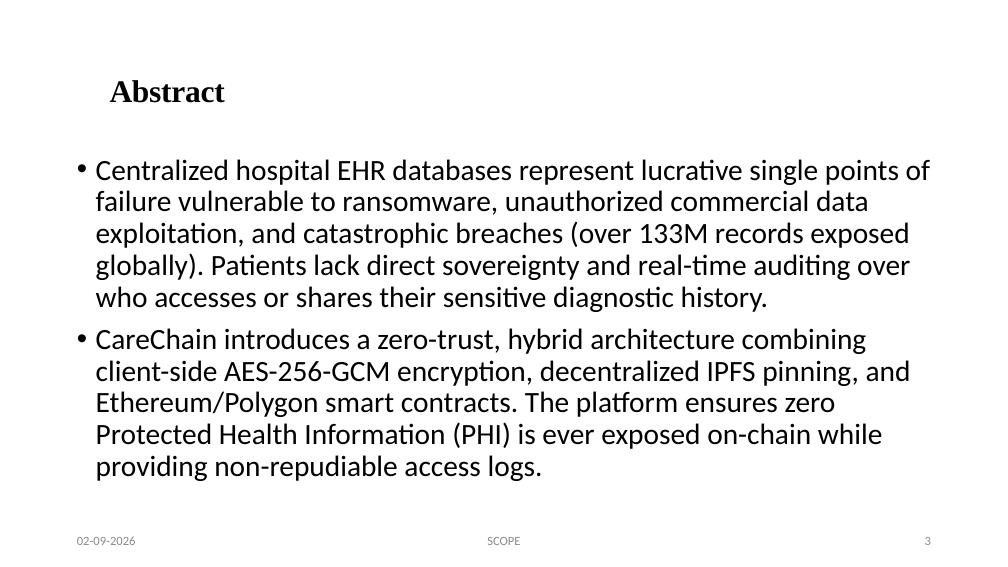
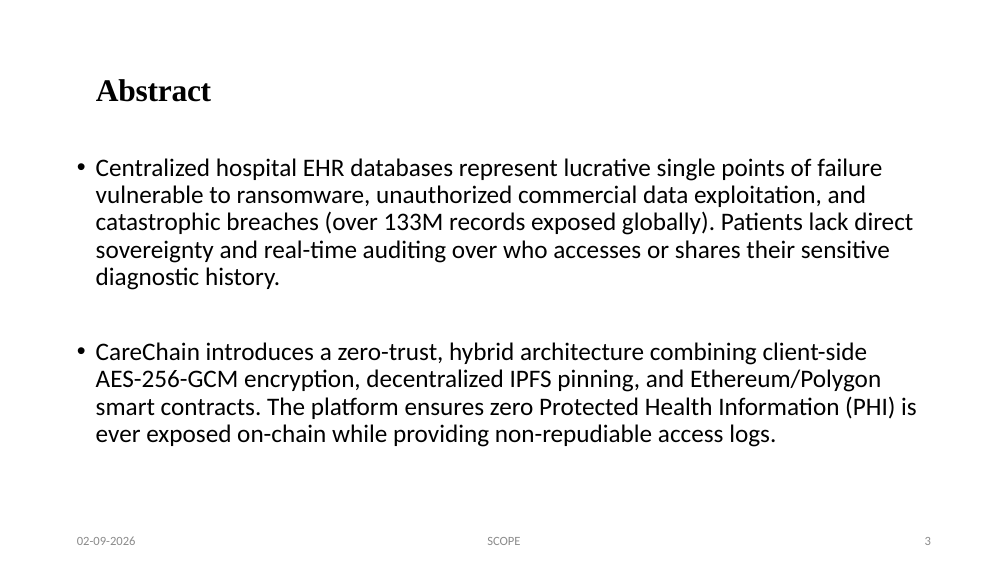
Before and after one commit to ashishanilsikaria/CareChain, a slide deck: slide 3 of docs/reviews/Review 2/Review 2.pptx. Drawn at 1008x567 pixels with LibreOffice and Linux fonts; fonts in the diff are those of the drawing. Boxes give left, top, right and bottom in pixels: in the first picture for what was removed or moved away, otherwise in the second. Text is boxed around its words. In the diff, an @@ line names an element or a change of style, - is before the commit and + after.

Commit message:
chore: migrate to Bun, Hardhat v3 ESM, React 19 and Tailwind 4
Replace npm lockfiles with bun.lock and switch scripts, Dockerfiles, and CI to Bun 1.4. Port Hardhat config, deploy scripts, and contract tests to ESM with hardhat-toolbox-mocha-ethers v3. Upgrade frontend to React 19, react-router 7, Tailwind 4 with .cjs configs. Sanitize Etherscan/JWT/Mongo placeholders in docs and config, ignore generated types/, and add Review 2 report deliverables.

```diff
--- a/docs/reviews/Review 2/Review 2.pptx
+++ b/docs/reviews/Review 2/Review 2.pptx
@@ title "Abstract": place and size @@
-title "Abstract" at [110,80,225,103]
+title "Abstract" at [96,79,211,102]
@@ text "Centralized hospital EHR databases represent ..." at [96,158,917,447]: size 28 to 24 pt @@
```
Also in this commit, not shown: 4 other slides changed, 28 other files.
